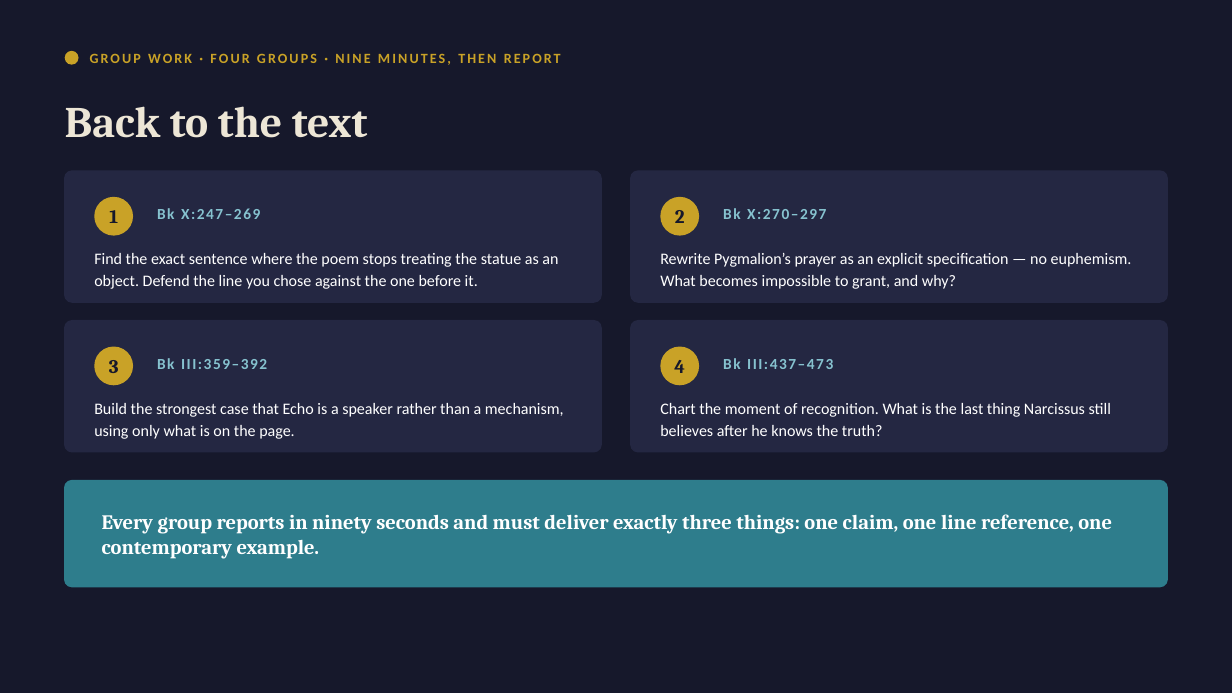
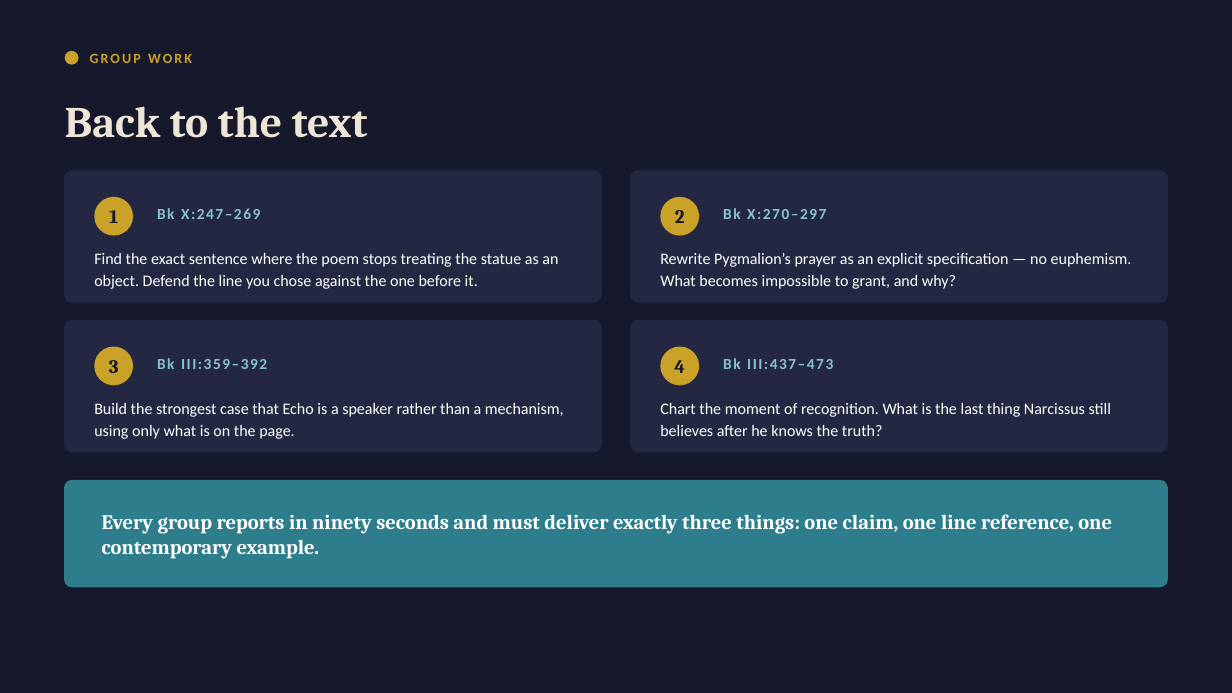
Before and after one commit to lindagaw/lindagaw.github.io, a slide deck: slide 24 of courses/COLL150-Fall26/Slides/Unit 1 - Pygmalion & Narcissus.pptx. Drawn at 1232x693 pixels with LibreOffice and Linux fonts; fonts in the diff are those of the drawing. Boxes give left, top, right and bottom in pixels: in the first picture for what was removed or moved away, otherwise in the second. Text is boxed around its words. In the diff, an @@ line names an element or a change of style, - is before the commit and + after.

```diff
--- a/courses/COLL150-Fall26/Slides/Unit 1 - Pygmalion & Narcissus.pptx
+++ b/courses/COLL150-Fall26/Slides/Unit 1 - Pygmalion & Narcissus.pptx
@@ text at <box>90,53,192,63</box>: text changed @@
-GROUP WORK · FOUR GROUPS · NINE MINUTES, THEN REPORT
+GROUP WORK
```
Also in this commit, not shown: 7 other slides changed, 2 other files.
